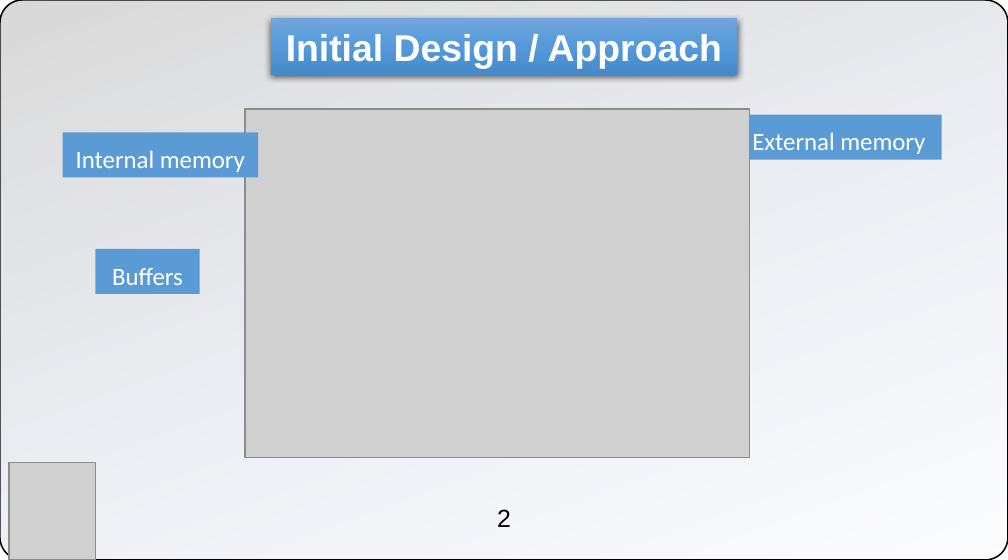
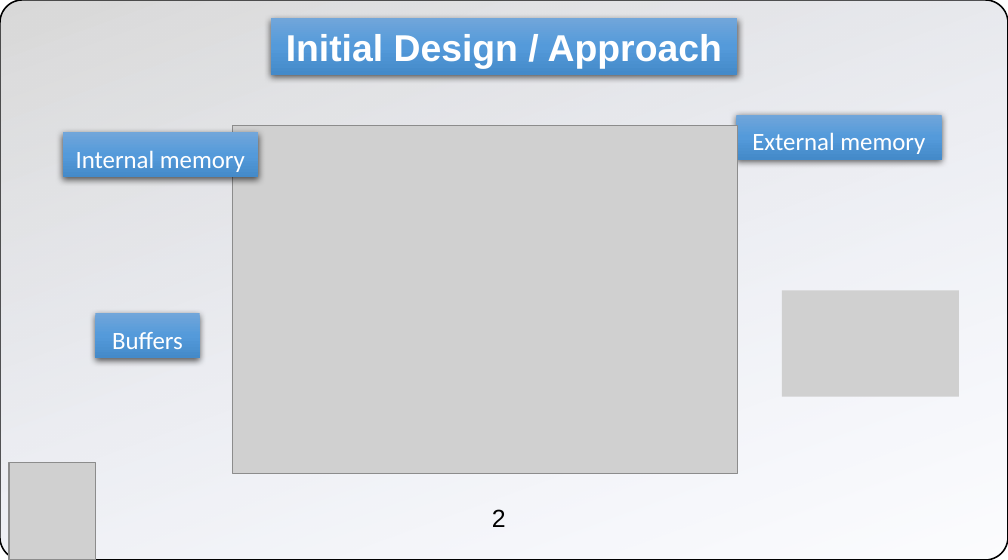
Before and after one commit to m-sabihul-hasan/cs201-s20-final-project-lightning-panthers, a slide deck: slide 2 of Buffer Tree - Poster Presentation.pptx. Drawn at 1008x560 pixels with LibreOffice and Linux fonts; fonts in the diff are those of the drawing; grey boxes stand for pictures; background and template pictures are left out. Boxes give left, top, right and bottom in pixels: in the first picture for what was removed or moved away, otherwise in the second. Text is boxed around its words. In the diff, an @@ line names an element or a change of style, - is before the commit and + after.

```diff
--- a/Buffer Tree - Poster Presentation.pptx
+++ b/Buffer Tree - Poster Presentation.pptx
@@ picture: place and size @@
-picture at box(245, 109, 750, 457)
+picture at box(233, 125, 738, 474)
@@ picture added at box(782, 290, 959, 396) @@
@@ fill #5B9BD5 to gradient #71A6DB to #559BDB to #448ACA; shadow on in 3 elements at box(736, 114, 941, 159), box(63, 132, 259, 177), box(95, 314, 199, 358) @@
@@ rectangle "Buffers": place and size @@
-rectangle "Buffers" at box(95, 249, 199, 293)
+rectangle "Buffers" at box(95, 314, 199, 358)
@@ text "2": place and size @@
-text "2" at box(497, 509, 511, 527)
+text "2" at box(492, 509, 506, 527)
```
Also in this commit, not shown: 3 other slides changed.
